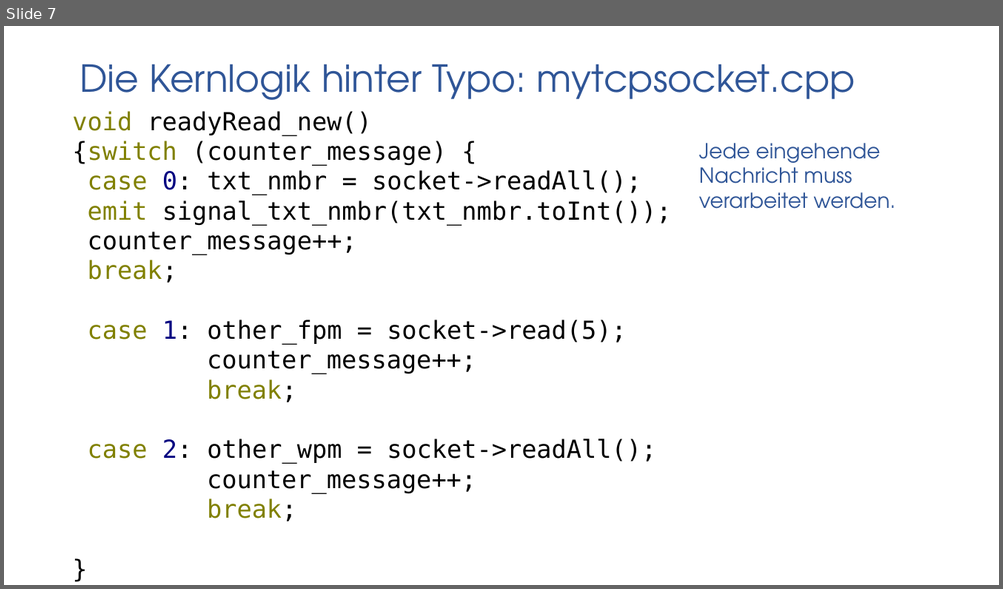
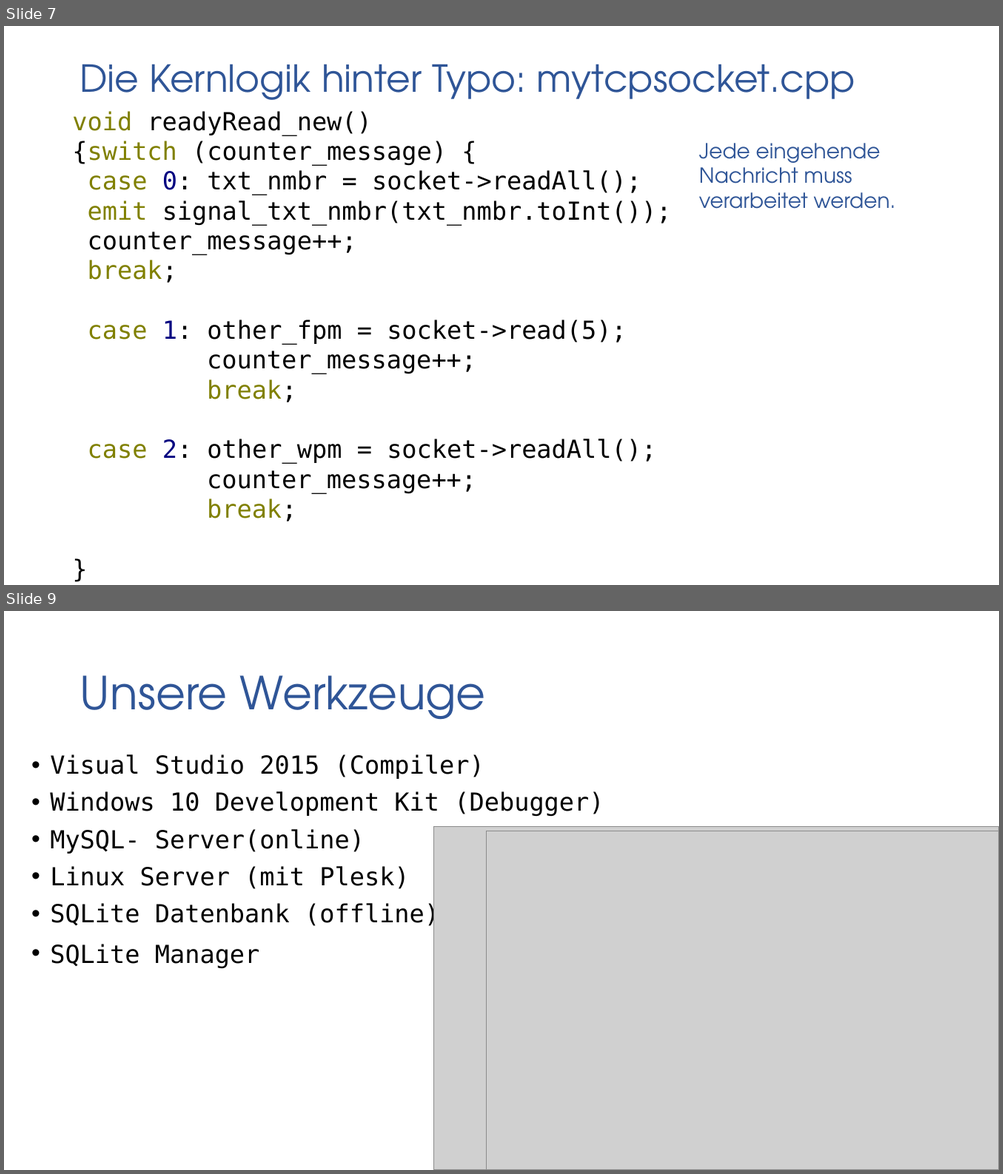
Before and after one commit to gaffli/typo, a slide deck: Meilensteine/MS 5/Projekt.pptx. Shown one above the other, each under a label of ours: slide 7 before the commit, slides 7 and 9 after it; the slides between them are not shown. The pictures are 1003x589 and 1003x1174 pixels, drawn with LibreOffice and Linux fonts; fonts in the diff are those of the drawing; grey boxes stand for pictures; background and template pictures are left out. Boxes give left, top, right and bottom in pixels: in the first picture for what was removed or moved away, otherwise in the second. Text is boxed around its words. In the diff, an @@ line names an element or a change of style, - is before the commit and + after.

```diff
--- a/Meilensteine/MS 5/Projekt.pptx
+++ b/Meilensteine/MS 5/Projekt.pptx
@@ slide 9 added at box(4, 611, 999, 1170), background picture (left out) @@
@@ title added at box(79, 675, 486, 720), 44 pt, text #2F5597 @@
+Unsere Werkzeuge
@@ text added at box(50, 755, 603, 969), 24 pt, text #000000 @@
+• Visual Studio 2015 (Compiler)
+• Windows 10 Development Kit (Debugger)
+• MySQL- Server(online)
+• Linux Server (mit Plesk)
+• SQLite Datenbank (offline)
+• SQLite Manager
@@ picture added at box(434, 826, 999, 1170) @@
@@ picture added at box(486, 831, 999, 1170) @@
```
Also in this commit, not shown: 4 other slides added.
